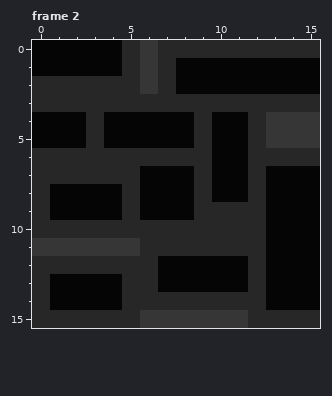
File history of a pixel-art file, tilemap.ase. The picture above is the old version.
16x16 pixels, 4 frames. Shown: frame 2.
The same view after the edit:
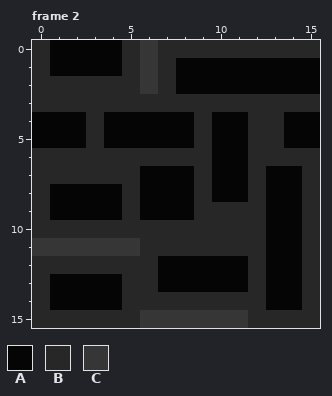
Palette (. is transparent): A #050505  B #272727  C #363636
Change:
Frame 2:
Colour C gives way to colour A in rows 4 to 5 at x 14 to 15.
Colour A gives way to colour B in rows 0 to 1 at x 0; in rows 7 to 14 at x 15.
Colour C gives way to colour B in rows 4 to 5 at x 13.
